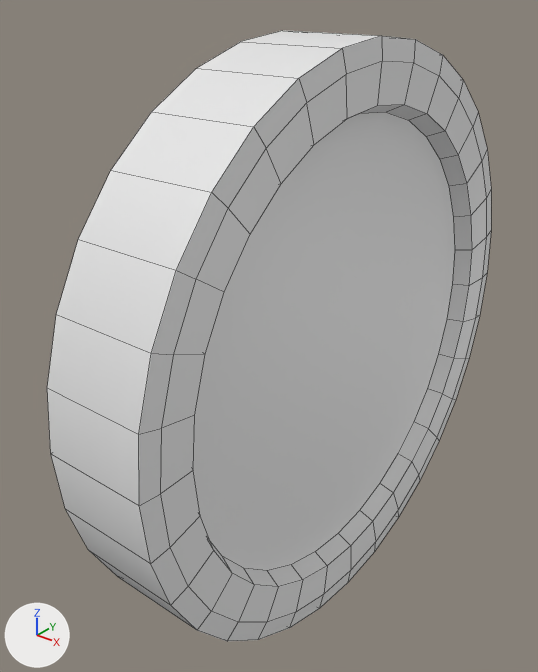
Before and after pictures for a commit that changed the FBX model Assets/Models/Coin.fbx.
Camera for both pictures: a camera (50 mm lens) standing at (1.318, -1.931, 1.153) and looking at (-0.144, -0.103, 0.02). Arrows for +X, +Y and +Z are at lower left; the lights stay in place. Mesh edges are drawn as thin lines.

The scene before the commit, as lines of its bpy script (objects in view):
```python
me_cylinder = bpy.data.meshes.new('Cylinder')
me_cylinder.from_pydata(...)  # 256 vertices, 226 faces; spans x -1.0..1.0, y -1.0..1.0, z -1.04..1.04
ob_cylinder = bpy.data.objects.new('Cylinder', me_cylinder)
ob_cylinder.location = (0.0, 0.0, 0.0)
ob_cylinder.rotation_euler = (1.571, 0.0, 1.571)  # degrees (90, 0, 90)
ob_cylinder.scale = (1.0, 1.0, 0.173)
```
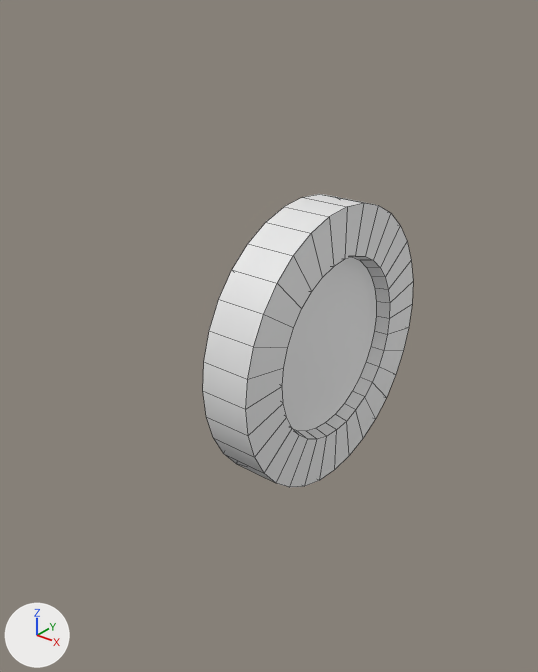
Where the change shows, as pixel boxes (x1, y1, x2, y2) in the pictures (538 x 672 px):
'Cylinder', reshaped, rescaled (53% narrower, 52% shorter)
    before: (47, 31, 491, 641)
    after: (203, 194, 413, 487)
part 1 of me_cylinder, cut back
    before: (139, 36, 491, 641)
    after: (246, 203, 413, 487)

The change, as a list of edits to the scene's bpy script:
```text
Change me_cylinder:
    used by ob_cylinder; location = (0.0, 0.0, 0.0); rotation_euler = (1.571, 0.0, 1.571), in degrees (90, 0, 90); scale = (1.0, 1.0, 0.173)
    remove me_cylinder.from_pydata(...)  # 256 vertices, 226 faces; spans x -1.0..1.0, y -1.0..1.0, z -1.04..1.04
    add me_cylinder.from_pydata(...)  # 192 vertices, 162 faces; spans x -1.0..1.0, y -1.0..1.0, z -1.01..1.01
    me_cylinder part 1
    32 vertices are removed from x -0.81..0.81, y -0.81..0.81, z 1.01
    64 faces are deleted
    64 vertices move from x -0.93..0.93, y -0.93..0.93, z 0.66..1.04 to x -0.65..0.65, y -0.65..0.65, z 0.43..1.01
    32 new faces join them
Change ob_cylinder:
    ob_cylinder.scale: (1.0, 1.0, 0.173) -> (0.5, 0.5, 0.0866)
```
